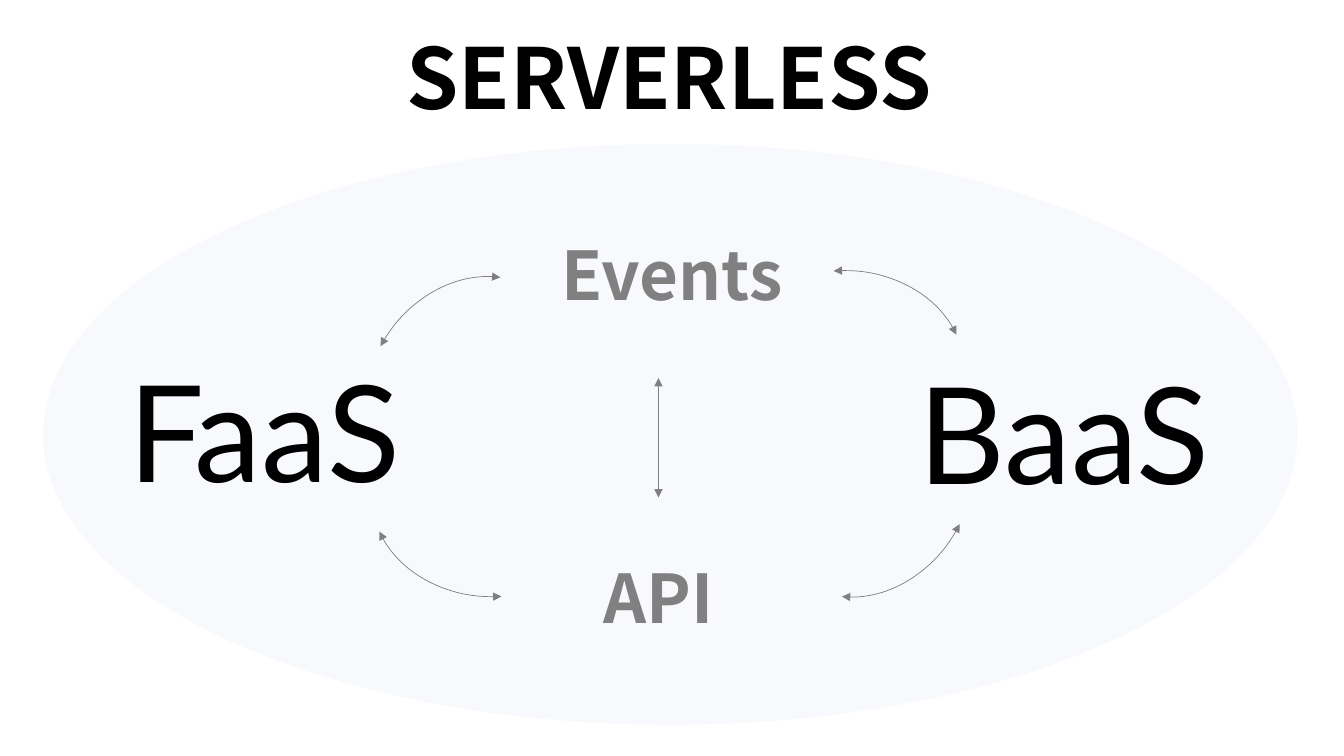
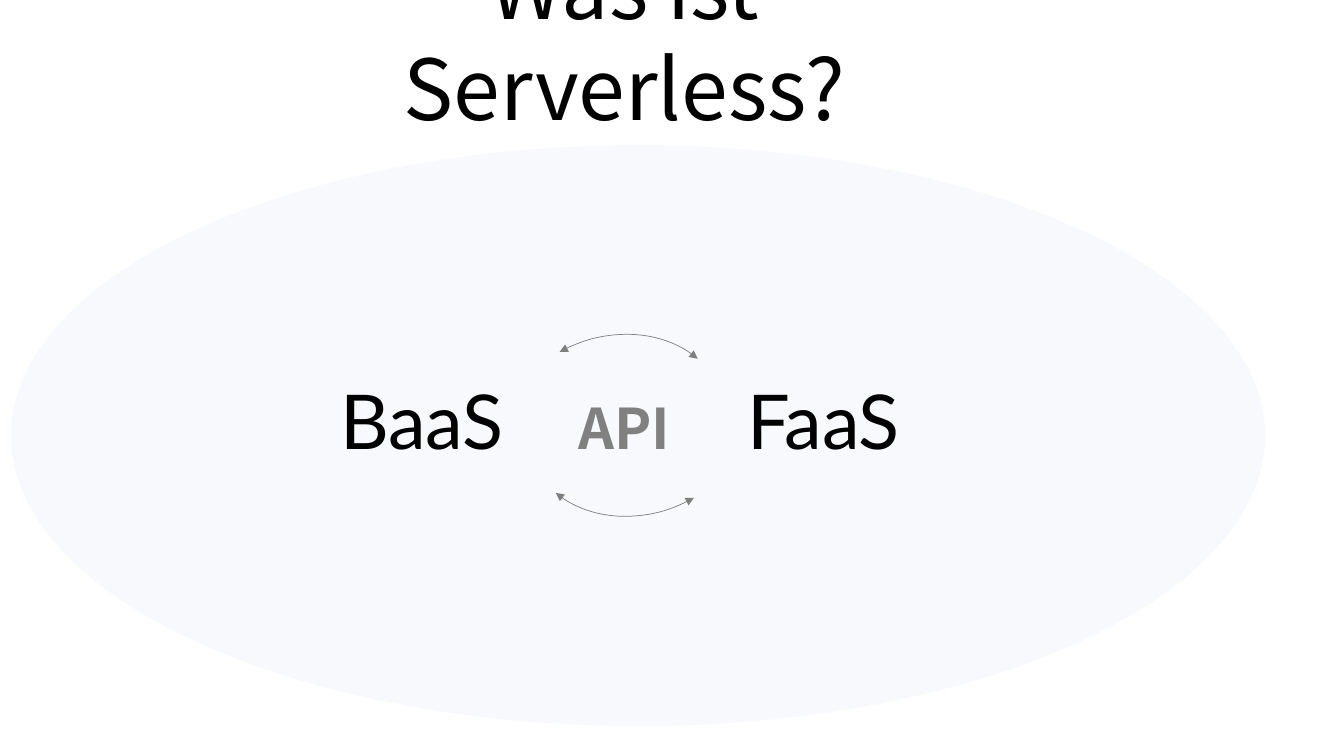
Before and after one commit to MaibornWolff/serverless-handson, a slide deck: slide 9 of slides/Serverless - Intro.pptx (slide 4 before the commit). Drawn at 1344x756 pixels with LibreOffice and Linux fonts; fonts in the diff are those of the drawing. Boxes give left, top, right and bottom in pixels: in the first picture for what was removed or moved away, otherwise in the second. Text is boxed around its words. In the diff, an @@ line names an element or a change of style, - is before the commit and + after.

```diff
--- a/slides/Serverless - Intro.pptx
+++ b/slides/Serverless - Intro.pptx
@@ text at (404, 0, 846, 121): text changed; bold off @@
-SERVERLESS
+Was ist Serverless?
@@ ellipse: place and size @@
-ellipse at (43, 144, 1298, 725)
+ellipse at (11, 145, 1265, 726)
@@ arc (boxed as its full ellipse) at (484, 257, 802, 559): rotation 298 to 150 degrees @@
@@ text removed at (561, 250, 783, 301) @@
-Events
@@ arc (boxed as its full ellipse) removed at (710, 263, 972, 486) @@
@@ arc (boxed as its full ellipse) at (451, 293, 767, 593): rotation 176 to 331 degrees @@
@@ arc (boxed as its full ellipse) removed at (720, 320, 1016, 635) @@
@@ text "API": place and size @@
-text "API" at (603, 573, 713, 623)
+text "API" at (579, 407, 671, 449)
@@ text "API" at (579, 407, 671, 449): size 48 to 40 pt @@
@@ text "BaaS" at (340, 394, 504, 450): size 96 to 54 pt @@
@@ text "BaaS": place and size @@
-text "BaaS" at (919, 386, 1210, 485)
+text "BaaS" at (340, 394, 504, 450)
@@ double arrow removed from (658, 378) to (658, 498) @@
@@ text "FaaS": place and size @@
-text "FaaS" at (129, 384, 401, 483)
+text "FaaS" at (747, 394, 900, 450)
@@ text "FaaS" at (747, 394, 900, 450): size 96 to 54 pt @@
```
Also in this commit, not shown: 15 other slides changed, 13 slides added, 7 slides removed, 2 other files.
